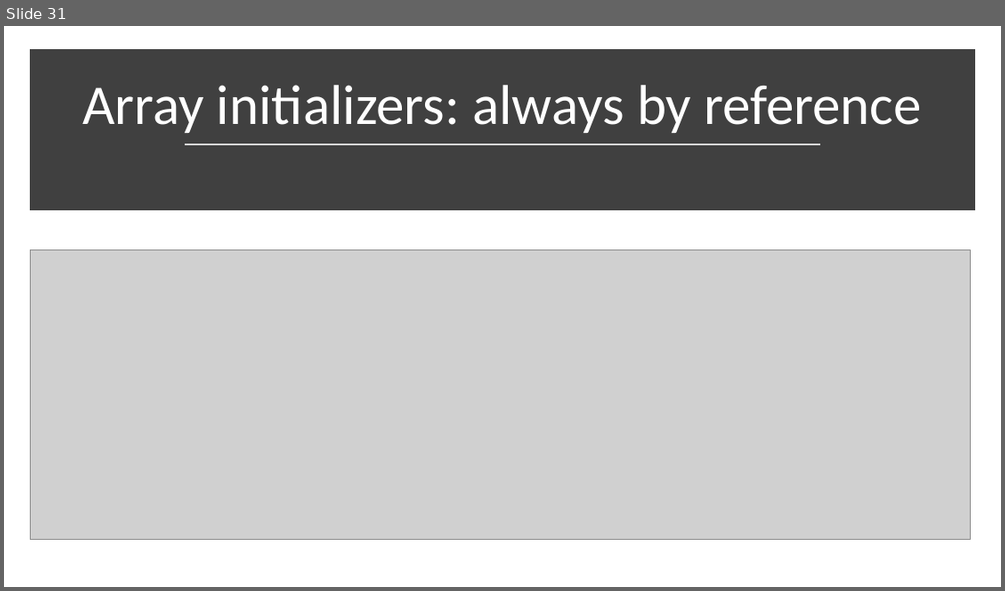
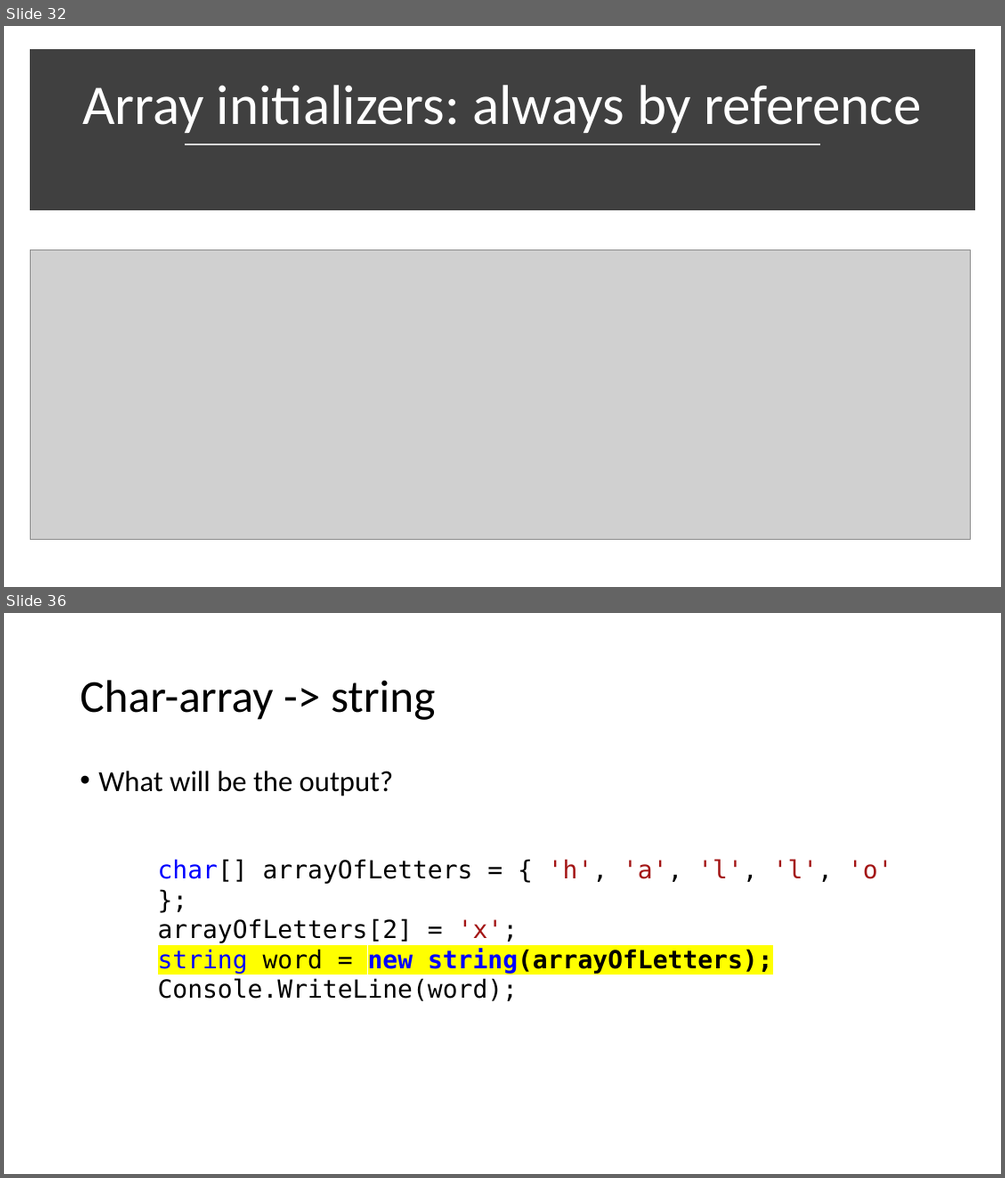
Before and after one commit to v-nys/cursusprogrammeren, a slide deck: _SLIDES/DEEL1/H7/6_arrays.pptx. Shown one above the other, each under a label of ours: slide 31 before the commit, slides 32 and 36 after it; the slides between them are not shown. The pictures are 1005x591 and 1005x1178 pixels, drawn with LibreOffice and Linux fonts; fonts in the diff are those of the drawing; grey boxes stand for pictures. Boxes give left, top, right and bottom in pixels: in the first picture for what was removed or moved away, otherwise in the second. Text is boxed around its words. In the diff, an @@ line names an element or a change of style, - is before the commit and + after.

```diff
--- a/_SLIDES/DEEL1/H7/6_arrays.pptx
+++ b/_SLIDES/DEEL1/H7/6_arrays.pptx
@@ slide 36 added at [4, 613, 1001, 1174], background #FFFFFF @@
@@ title added at [80, 680, 435, 720], 44 pt, text #000000 @@
+Char-array -> string
@@ text added at [98, 771, 394, 796], 28 pt, text #000000 @@
+• What will be the output?
@@ text added at [158, 859, 893, 1001], 24 pt, text #000000 @@
+char[] arrayOfLetters = { 'h', 'a', 'l', 'l', 'o' };
+arrayOfLetters[2] = 'x';
+string word = new string(arrayOfLetters);
+Console.WriteLine(word);
@@ what was slide 31 is now slide 32 @@
```
Also in this commit, not shown: 5 slides changed, 4 other slides added, 1 slide removed, 2 other files.
